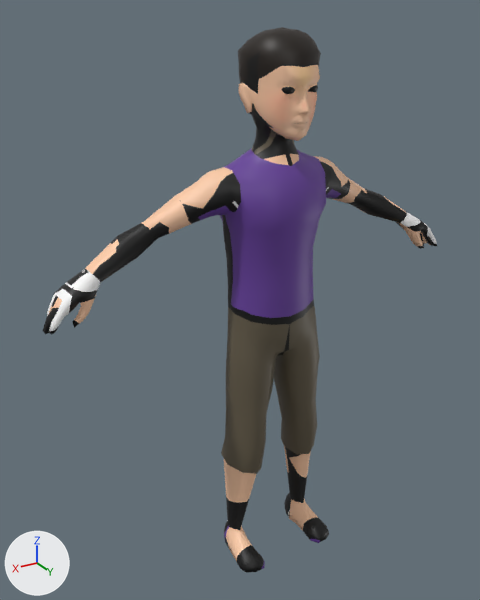
An edit to the FBX model src/Assets/Models/Characters/Humanoid/Vega/5yo/Gaius5yo.fbx, drawn before and after from the same camera.
The view is the same before and after, from a 50 mm lens placed at (0.659, 0.944, 1.065), pointed at (0.051, -0.069, 0.558). Arrows for +X, +Y and +Z are at lower left; the lights stay in place. Where no turn or scale is listed for an object, it has been applied to the vertices. Vertices at the same position are counted once.

Objects in the first picture: 'Gaius5yo'.
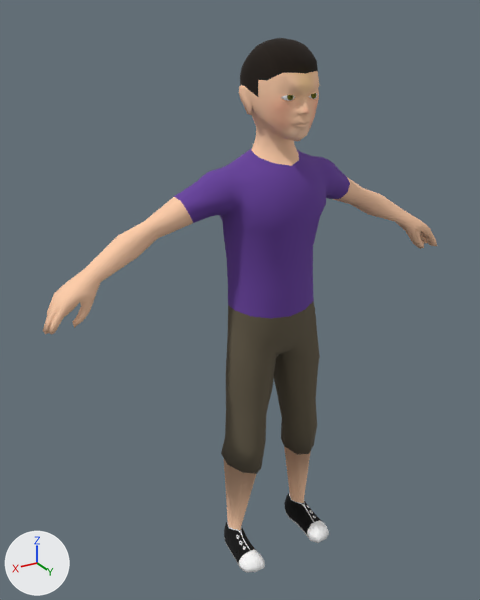
What differs and where, as boxes [x1, y1, x2, y2] in the pictures (480 x 600 px; the box of a moved part takes in the faces that stretch with it):
'Gaius5yo', surface changed, reshaped
    before: [43, 27, 437, 573]
    after: [43, 38, 437, 573]
part 1 of me_gaius5yo_001, moved or reshaped
    before: [281, 87, 295, 94]
    after: [281, 95, 294, 101]
part 2 of me_gaius5yo_001, moved or reshaped
    before: [309, 85, 318, 92]
    after: [309, 93, 317, 99]
part 3 of me_gaius5yo_001, moved or reshaped
    before: [238, 27, 321, 144]
    after: [239, 38, 319, 144]
part 4 of me_gaius5yo_001, surface changed
    both: [43, 128, 437, 573]

The change, as a list of edits to the scene's bpy script:
```text
Change mat_mat_gaius5yo:
    mat_mat_gaius5yo.roughness: 0.5 -> 1.0
Change me_gaius5yo_001:
    used by ob_gaius5yo; location = (0.0, 0.0, 0.0)
    remove me_gaius5yo_001.from_pydata(...)  # 1240 vertices, 1204 faces; spans x -0.434..0.434, y -0.102..0.062, z 0.0..1.045
    add me_gaius5yo_001.from_pydata(...)  # 1228 vertices, 1210 faces; spans x -0.434..0.434, y -0.102..0.062, z 0.0..1.029
    me_gaius5yo_001 part 1: the loose piece of 17 vertices spanning x 0.01..0.036, y 0.03..0.043, z 0.942..0.968 is moved by (0.0, 0.0, -0.011)
    me_gaius5yo_001 part 2: the loose piece of 17 vertices spanning x -0.036..-0.01, y 0.03..0.043, z 0.942..0.968 is moved by (0.0, 0.0, -0.011)
    me_gaius5yo_001 part 3: 347 vertices moved from x -0.066..0.066, y -0.097..0.059, z 0.871..1.045 to x -0.066..0.066, y -0.094..0.058, z 0.87..1.029; 66 vertices removed from x -0.049..0.049, y -0.008..0.05, z 0.927..1.043; 72 vertices added at x -0.051..0.051, y -0.004..0.051, z 0.922..1.028
    me_gaius5yo_001 part 4: 822 kept faces spanning x -0.434..0.434, y -0.102..0.062, z 0.0..1.029 get new texture (UV) coordinates
```
